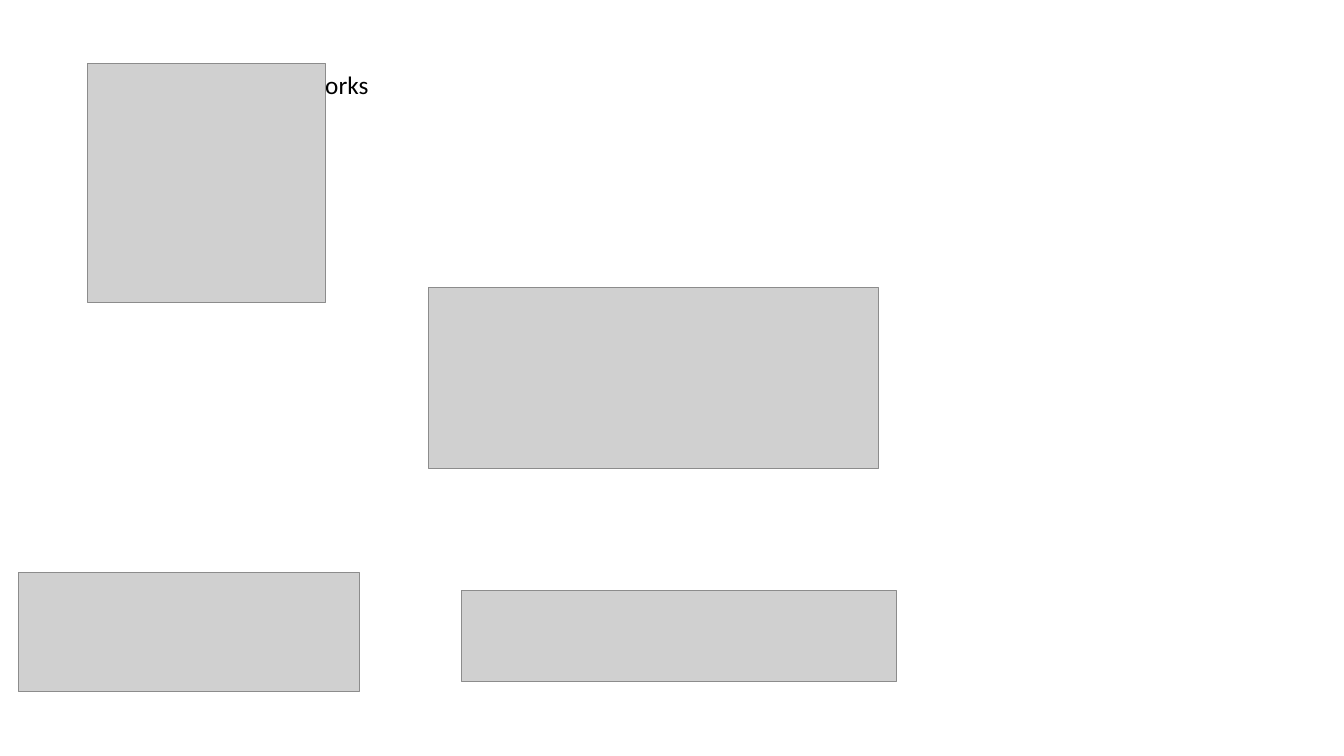
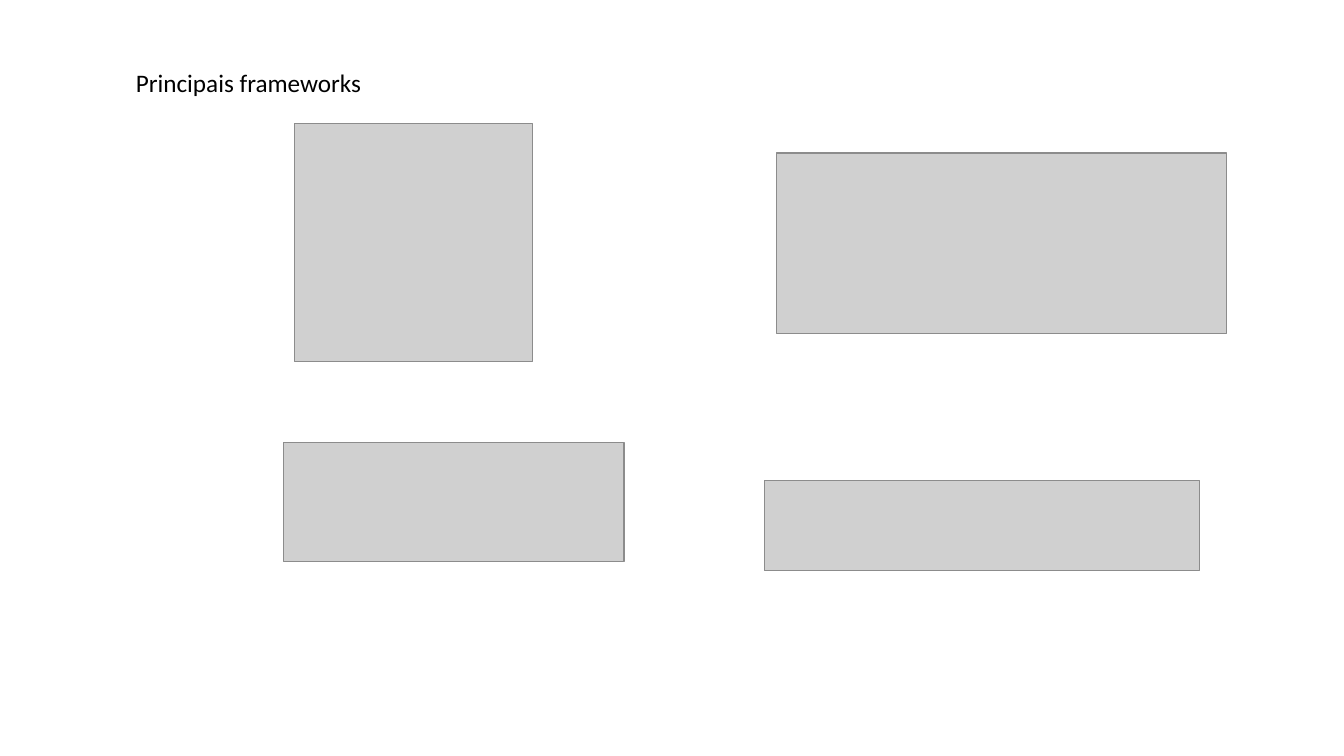
Before and after one commit to feevars/fatec4SEM, a slide deck: slide 6 of 2SEM/IES100 - Engenharia de Software I/BDD - Behavior Driven Development/apresentacao-oficial_BDD.pptx. Drawn at 1344x756 pixels with LibreOffice and Linux fonts; fonts in the diff are those of the drawing; grey boxes stand for pictures. Boxes give left, top, right and bottom in pixels: in the first picture for what was removed or moved away, otherwise in the second. Text is boxed around its words. In the diff, an @@ line names an element or a change of style, - is before the commit and + after.

```diff
--- a/2SEM/IES100 - Engenharia de Software I/BDD - Behavior Driven Development/apresentacao-oficial_BDD.pptx
+++ b/2SEM/IES100 - Engenharia de Software I/BDD - Behavior Driven Development/apresentacao-oficial_BDD.pptx
@@ text "Principais frameworks" rewrapped from bbox=[247, 73, 368, 100] to bbox=[136, 74, 361, 96] @@
@@ picture: place and size @@
-picture at bbox=[87, 64, 326, 302]
+picture at bbox=[294, 123, 533, 362]
@@ picture: place and size @@
-picture at bbox=[429, 287, 878, 468]
+picture at bbox=[777, 153, 1227, 334]
@@ picture: place and size @@
-picture at bbox=[18, 573, 359, 692]
+picture at bbox=[283, 443, 624, 562]
@@ picture: place and size @@
-picture at bbox=[462, 591, 897, 682]
+picture at bbox=[764, 480, 1200, 571]
```
Also in this commit, not shown: 6 other slides changed, 1 slide added, 1 slide removed.
